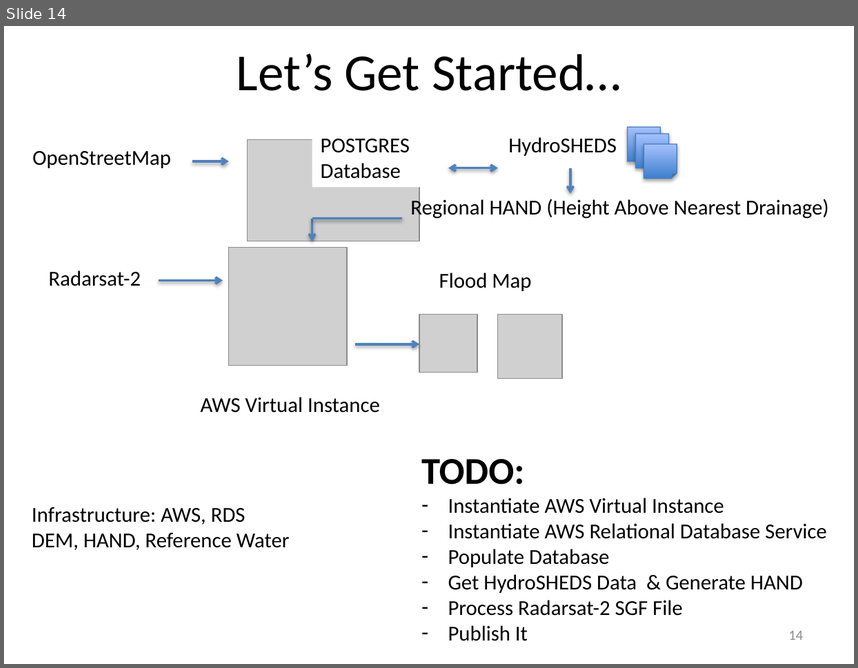
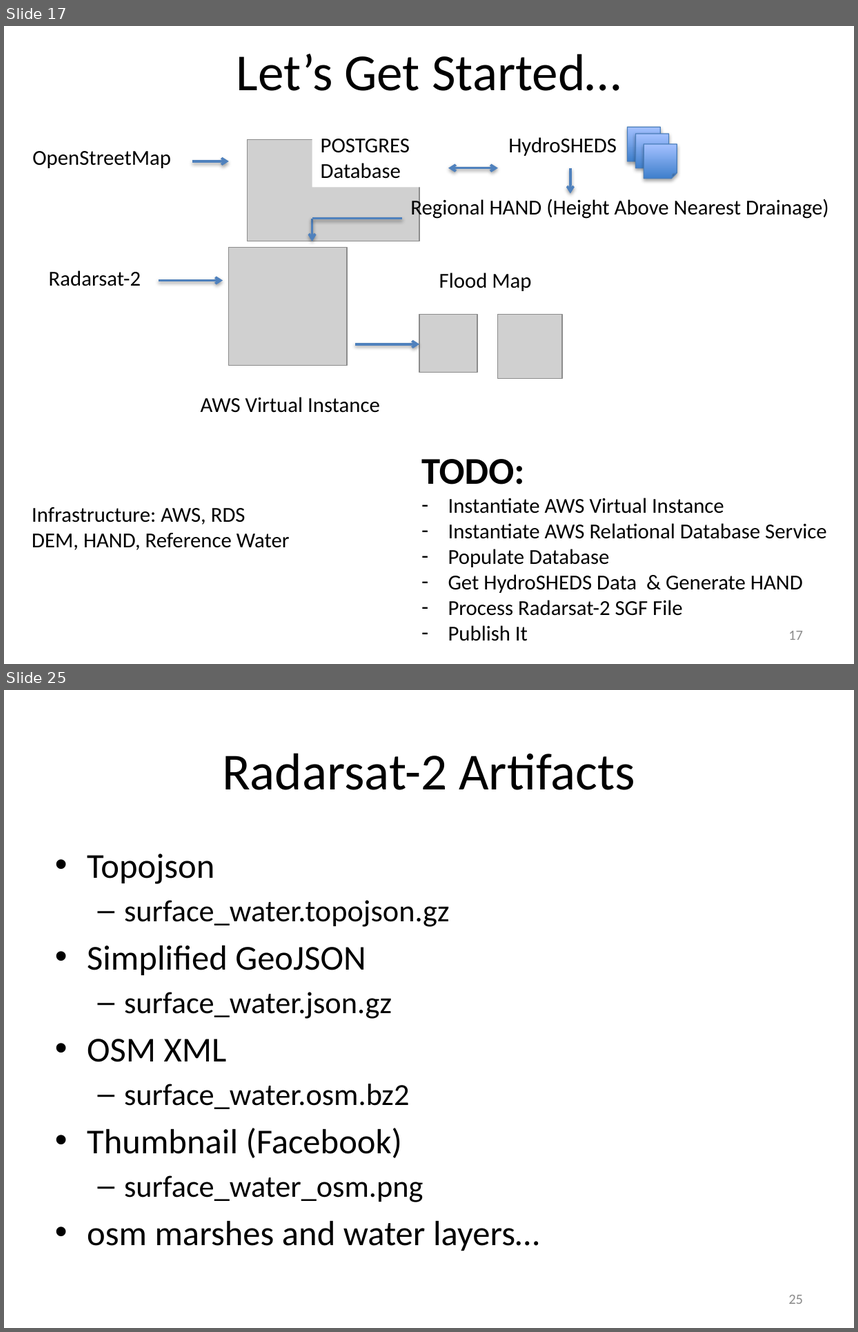
Before and after one commit to vightel/FloodMapsWorkshop, a slide deck: FloodMappingWorkshop.pptx. Shown one above the other, each under a label of ours: slide 14 before the commit, slides 17 and 25 after it; the slides between them are not shown. The pictures are 858x668 and 858x1332 pixels, drawn with LibreOffice and Linux fonts; fonts in the diff are those of the drawing; grey boxes stand for pictures. Boxes give left, top, right and bottom in pixels: in the first picture for what was removed or moved away, otherwise in the second. Text is boxed around its words. In the diff, an @@ line names an element or a change of style, - is before the commit and + after.

```diff
--- a/FloodMappingWorkshop.pptx
+++ b/FloodMappingWorkshop.pptx
@@ slide 25 added at (4,690,854,1328), background #FFFFFF @@
@@ title added at (222,753,635,790), 44 pt, text #000000 @@
+Radarsat-2 Artifacts
@@ text added at (87,854,539,1250), 25.9 pt, text #000000 @@
+• Topojson
+  – surface_water.topojson.gz
+• Simplified GeoJSON
+  – surface_water.json.gz
+• OSM XML
+  – surface_water.osm.bz2
+• Thumbnail (Facebook)
+  – surface_water_osm.png
+• osm marshes and water layers…
@@ page number added at (789,1294,803,1303), 12 pt, text #8C8C8C @@
+25
@@ what was slide 14 is now slide 17 @@
@@ page number at (789,630,803,639): text changed @@
-14
+17
```
Also in this commit, not shown: 1 slide changed, 18 other slides added, 10 other files.
